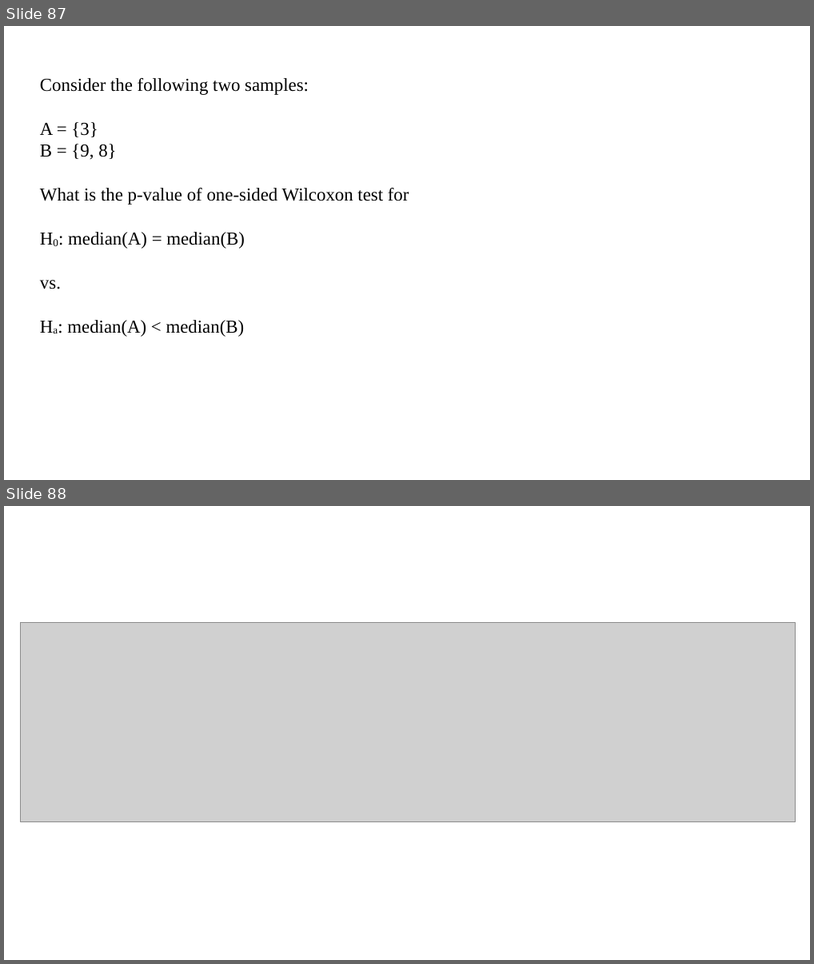
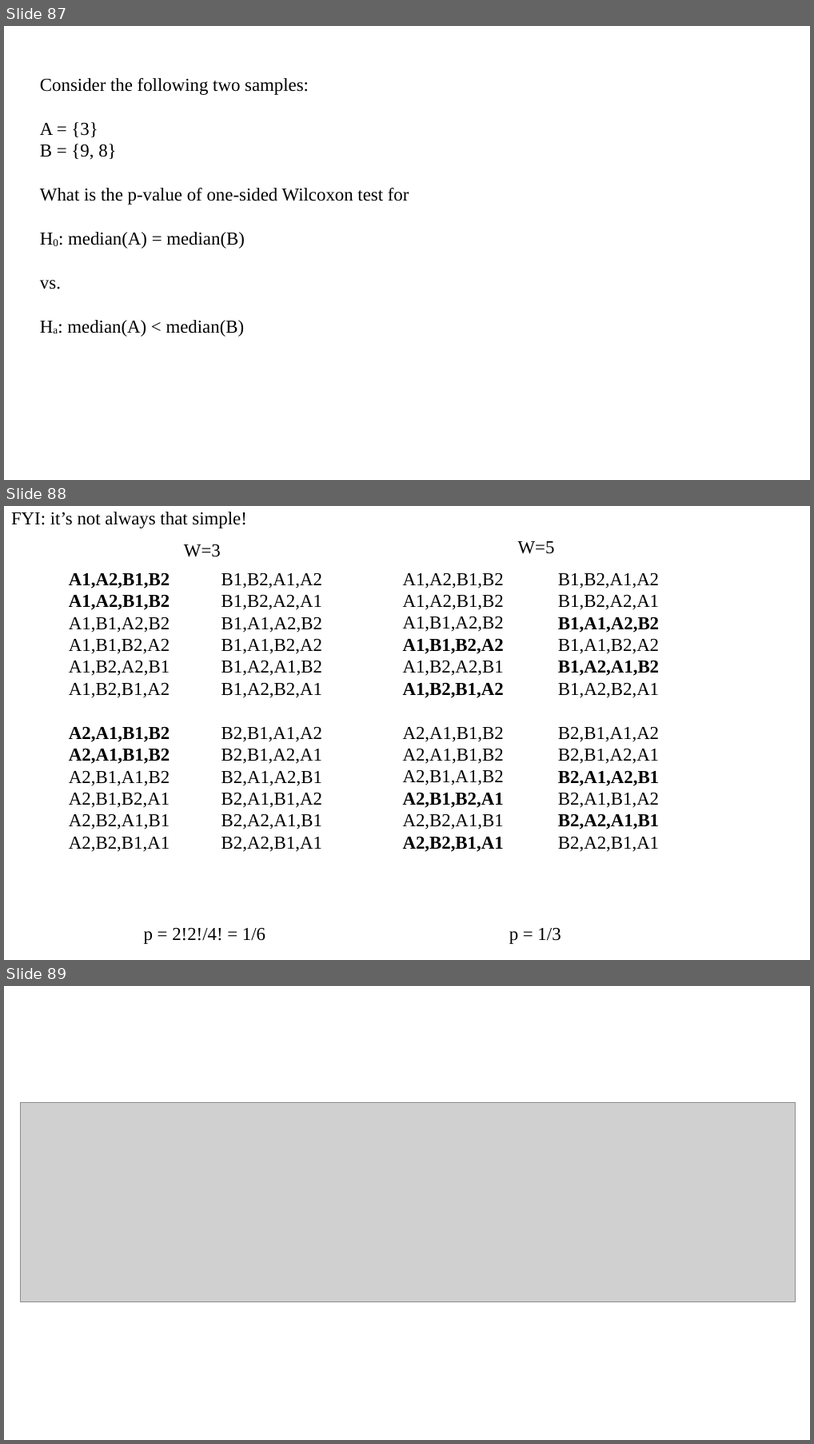
Before and after one commit to pvermees/geostats, a slide deck: slides/quizzes.odp. Shown one above the other, each under a label of ours: slides 87 and 88 before the commit, slides 87, 88 and 89 after it. The pictures are 814x964 and 814x1444 pixels, drawn with LibreOffice and Linux fonts; fonts in the diff are those of the drawing; grey boxes stand for pictures. Boxes give left, top, right and bottom in pixels: in the first picture for what was removed or moved away, otherwise in the second. Text is boxed around its words. In the diff, an @@ line names an element or a change of style, - is before the commit and + after.

```diff
--- a/slides/quizzes.odp
+++ b/slides/quizzes.odp
@@ slide 88 added at (4,506,810,960), background #FFFFFF @@
@@ text added at (11,512,247,528), 18 pt, text #000000 @@
+FYI: it’s not always that simple!
@@ text added at (184,544,221,557), 18 pt, text #000000 @@
+W=3
@@ text added at (518,541,555,554), 18 pt, text #000000 @@
+W=5
@@ text added at (69,573,170,852), 18 pt, text #000000 @@
+A1,A2,B1,B2
+A1,A2,B1,B2
+A1,B1,A2,B2
+A1,B1,B2,A2
+A1,B2,A2,B1
+A1,B2,B1,A2
+A2,A1,B1,B2
+A2,A1,B1,B2
+A2,B1,A1,B2
+A2,B1,B2,A1
+A2,B2,A1,B1
+A2,B2,B1,A1
@@ text added at (222,573,322,852), 18 pt, text #000000 @@
+B1,B2,A1,A2
+B1,B2,A2,A1
+B1,A1,A2,B2
+B1,A1,B2,A2
+B1,A2,A1,B2
+B1,A2,B2,A1
+B2,B1,A1,A2
+B2,B1,A2,A1
+B2,A1,A2,B1
+B2,A1,B1,A2
+B2,A2,A1,B1
+B2,A2,B1,A1
@@ text added at (403,573,504,852), 18 pt, text #000000 @@
+A1,A2,B1,B2
+A1,A2,B1,B2
+A1,B1,A2,B2
+A1,B1,B2,A2
+A1,B2,A2,B1
+A1,B2,B1,A2
+A2,A1,B1,B2
+A2,A1,B1,B2
+A2,B1,A1,B2
+A2,B1,B2,A1
+A2,B2,A1,B1
+A2,B2,B1,A1
@@ text added at (558,573,659,852), 18 pt, text #000000 @@
+B1,B2,A1,A2
+B1,B2,A2,A1
+B1,A1,A2,B2
+B1,A1,B2,A2
+B1,A2,A1,B2
+B1,A2,B2,A1
+B2,B1,A1,A2
+B2,B1,A2,A1
+B2,A1,A2,B1
+B2,A1,B1,A2
+B2,A2,A1,B1
+B2,A2,B1,A1
@@ text added at (144,928,266,944), 18 pt, text #000000 @@
+p = 2!2!/4! = 1/6
@@ text added at (510,928,561,944), 18 pt, text #000000 @@
+p = 1/3
@@ what was slide 88 is now slide 89 @@
```
Also in this commit, not shown: 5 other slides added, 3 other files.
